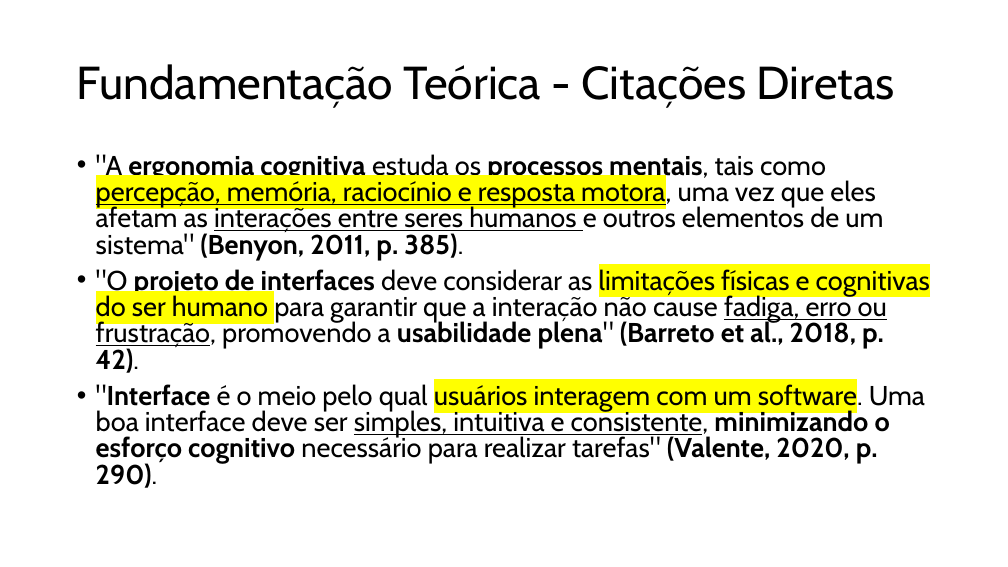
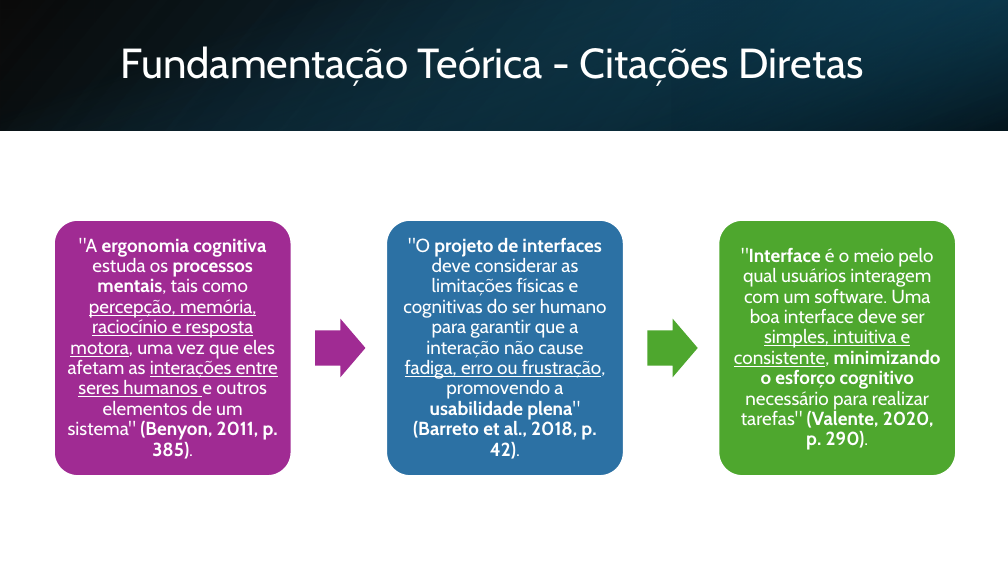
Before and after one commit to spositoL/pericia.judicial, a slide deck: slide 2 of documentos/aulas/aula-27-02-2026-expositiva-ergonomia-cognitiva-e-fisica-no-design.pptx. Drawn at 1008x567 pixels with LibreOffice and Linux fonts; fonts in the diff are those of the drawing. Boxes give left, top, right and bottom in pixels: in the first picture for what was removed or moved away, otherwise in the second. Text is boxed around its words. In the diff, an @@ line names an element or a change of style, - is before the commit and + after.

```diff
--- a/documentos/aulas/aula-27-02-2026-expositiva-ergonomia-cognitiva-e-fisica-no-design.pptx
+++ b/documentos/aulas/aula-27-02-2026-expositiva-ergonomia-cognitiva-e-fisica-no-design.pptx
@@ rectangle added at bbox=[0, 0, 1008, 130], fill gradient #000000 to #104862 @@
@@ rectangle added at bbox=[0, 0, 1008, 130], fill gradient #156082 to #000000 @@
@@ title "Fundamentação Teórica - Citações Diretas": place and size @@
-title "Fundamentação Teórica - Citações Diretas" at bbox=[77, 64, 895, 108]
+title "Fundamentação Teórica - Citações Diretas" at bbox=[121, 46, 864, 86]
@@ title "Fundamentação Teórica - Citações Diretas" at bbox=[121, 46, 864, 86]: size 44 to 40 pt, text colour #000000 to #FFFFFF @@
@@ rectangle added at bbox=[672, 0, 1008, 130], fill gradient #0B3041 to #156082 @@
@@ text removed at bbox=[96, 152, 930, 488] @@
-• "A ergonomia cognitiva estuda os processos mentais, tais como percepção, memória, raciocínio e resposta motora, uma vez que eles afetam as interações entre seres humanos e outros elementos de um sistema" (Benyon, 2011, p. 385).
-• "O projeto de interfaces deve considerar as limitações físicas e cognitivas do ser humano para garantir que a interação não cause fadiga, erro ou frustração, promovendo a usabilidade plena" (Barreto et al., 2018, p. 42).
-• "Interface é o meio pelo qual usuários interagem com um software. Uma boa interface deve ser simples, intuitiva e consistente, minimizando o esforço cognitivo necessário para realizar tarefas" (Valente, 2020, p. 290).
@@ group added at bbox=[54, 220, 957, 476]: 3 rounded rectangles, 3 texts, 2 right arrows @@
+"A ergonomia cognitiva estuda os processos mentais, tais como percepção, memória, raciocínio e resposta motora, uma vez que eles afetam as interações entre seres humanos e outros elementos de um sistema" (Benyon, 2011, p. 385).
+"O projeto de interfaces deve considerar as limitações físicas e cognitivas do ser humano para garantir que a interação não cause fadiga, erro ou frustração, promovendo a usabilidade plena" (Barreto et al., 2018, p. 42).
+"Interface é o meio pelo qual usuários interagem com um software. Uma boa interface deve ser simples, intuitiva e consistente, minimizando o esforço cognitivo necessário para realizar tarefas" (Valente, 2020, p. 290).
```
Also in this commit, not shown: 7 other slides changed, 6 slides added, 1 slide removed, 5 other files.
